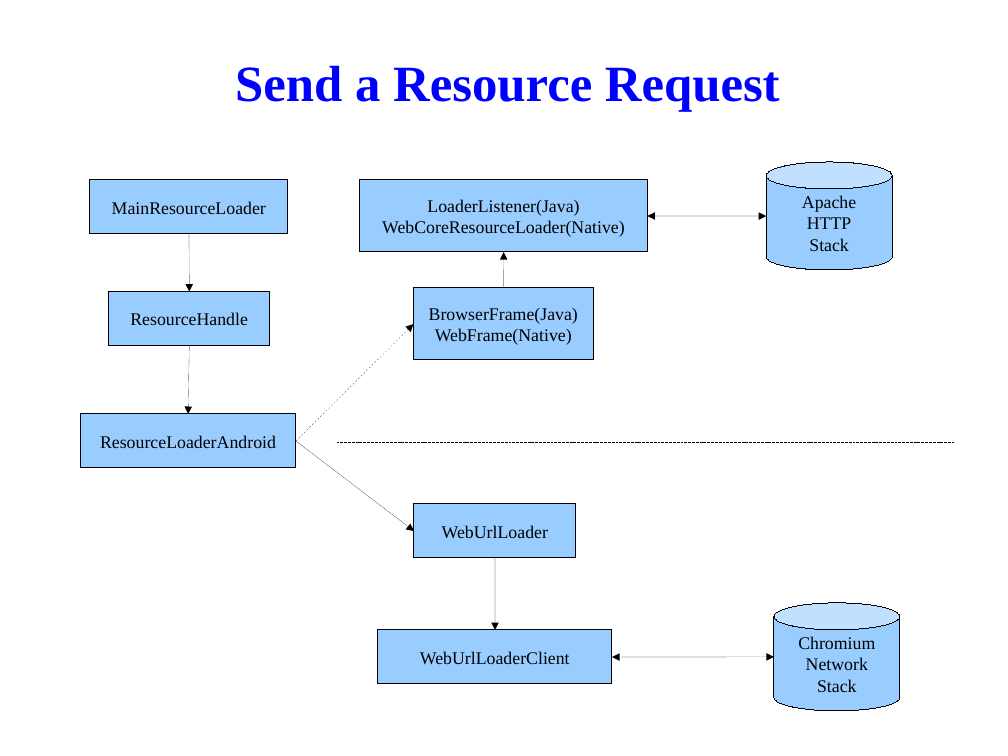
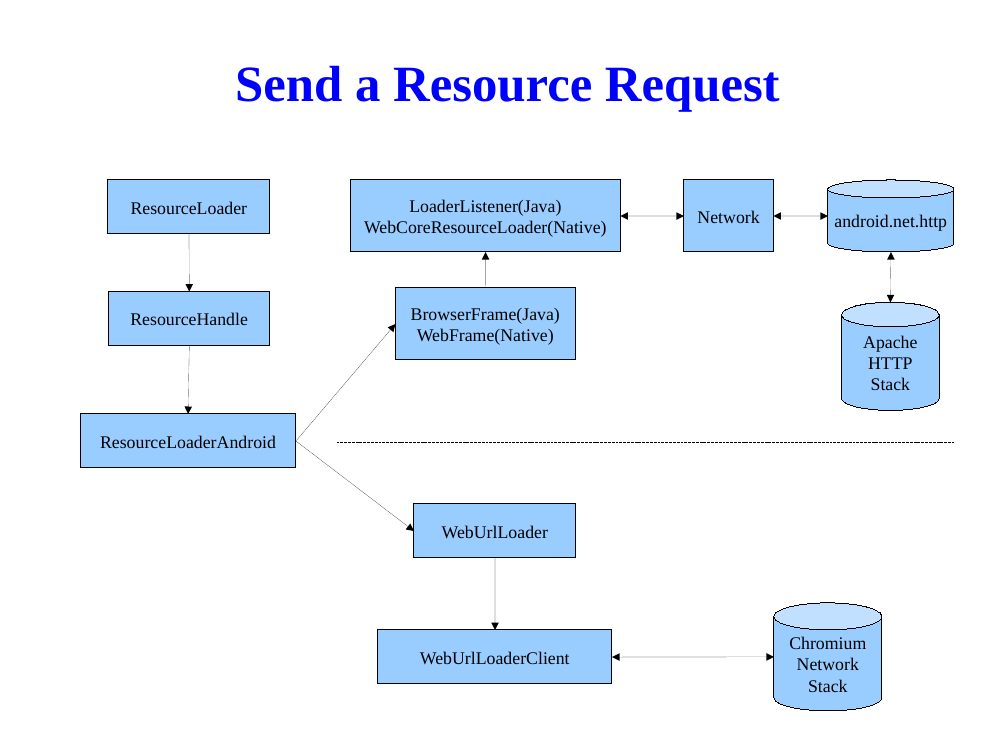
Before and after one commit to tsaicw/browser_research, a slide deck: slide 58 of WebKit/WebKit.odp (slide 56 before the commit). Drawn at 1008x756 pixels with LibreOffice and Linux fonts; fonts in the diff are those of the drawing; background and template pictures are left out. Boxes give left, top, right and bottom in pixels: in the first picture for what was removed or moved away, otherwise in the second. Text is boxed around its words. In the diff, an @@ line names an element or a change of style, - is before the commit and + after.

```diff
--- a/WebKit/WebKit.odp
+++ b/WebKit/WebKit.odp
@@ rectangle removed at box(90, 180, 288, 234) @@
-MainResourceLoader
@@ rectangle added at box(108, 180, 270, 234), fill #99CCFF, outline #000000 0 pt, 14 pt, text #000000 @@
+ResourceLoader
@@ rectangle "LoaderListener(Java)": place and size @@
-rectangle "LoaderListener(Java)" at box(360, 180, 648, 252)
+rectangle "LoaderListener(Java)" at box(351, 180, 621, 252)
@@ rectangle added at box(684, 180, 774, 252), fill #99CCFF, outline #000000 0 pt, 14 pt, text #000000 @@
+Network
@@ cylinder added at box(829, 180, 955, 252), fill #99CCFF, outline #000000 0 pt, 14 pt, text #000000 @@
+android.net.http
@@ double arrow moved from (648, 216) - (767, 216) to (620, 216) - (684, 216) @@
@@ double arrow added from (774, 216) to (829, 216), #000000 0 pt @@
@@ arrow moved from (504, 288) - (504, 252) to (486, 288) - (486, 252) @@
@@ double arrow added from (891, 252) to (891, 303), #000000 0 pt @@
@@ rectangle "BrowserFrame(Java)": place and size @@
-rectangle "BrowserFrame(Java)" at box(413, 288, 594, 360)
+rectangle "BrowserFrame(Java)" at box(395, 288, 575, 360)
@@ arrow moved from (296, 441) - (413, 324) to (296, 441) - (396, 324) @@
@@ cylinder "Apache": place and size @@
-cylinder "Apache" at box(767, 162, 893, 270)
+cylinder "Apache" at box(842, 303, 939, 411)
@@ cylinder "Chromium": place and size @@
-cylinder "Chromium" at box(774, 603, 900, 711)
+cylinder "Chromium" at box(774, 603, 882, 711)
```
Also in this commit, not shown: 7 other slides changed, 4 slides added.
